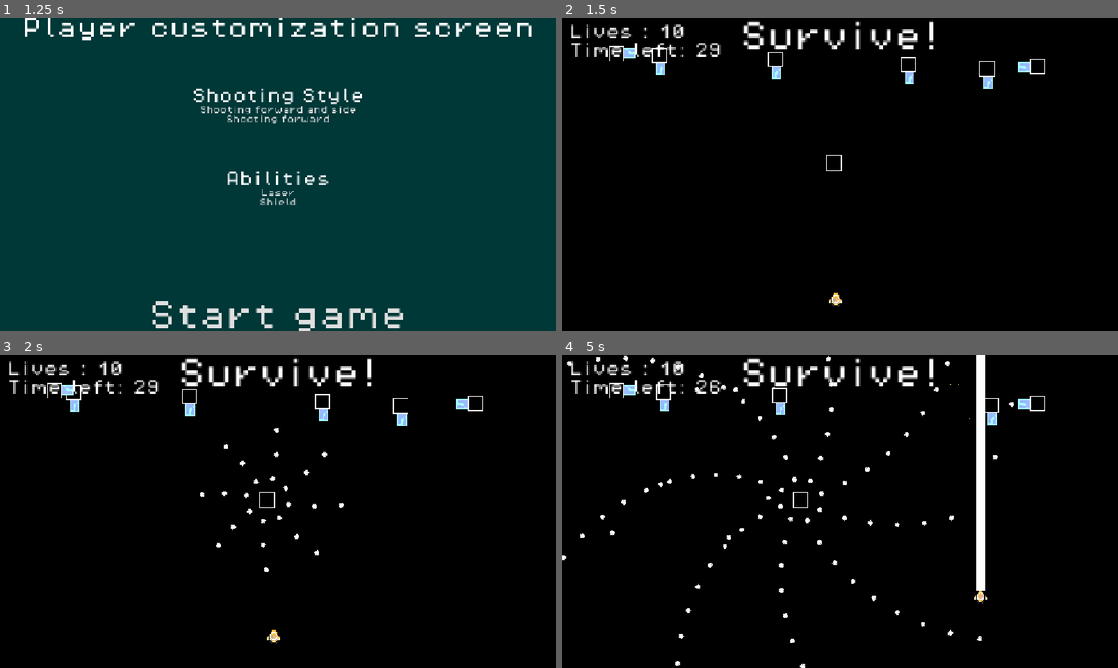
Above: before the commit, frames 1-4 (two rows, left to right).
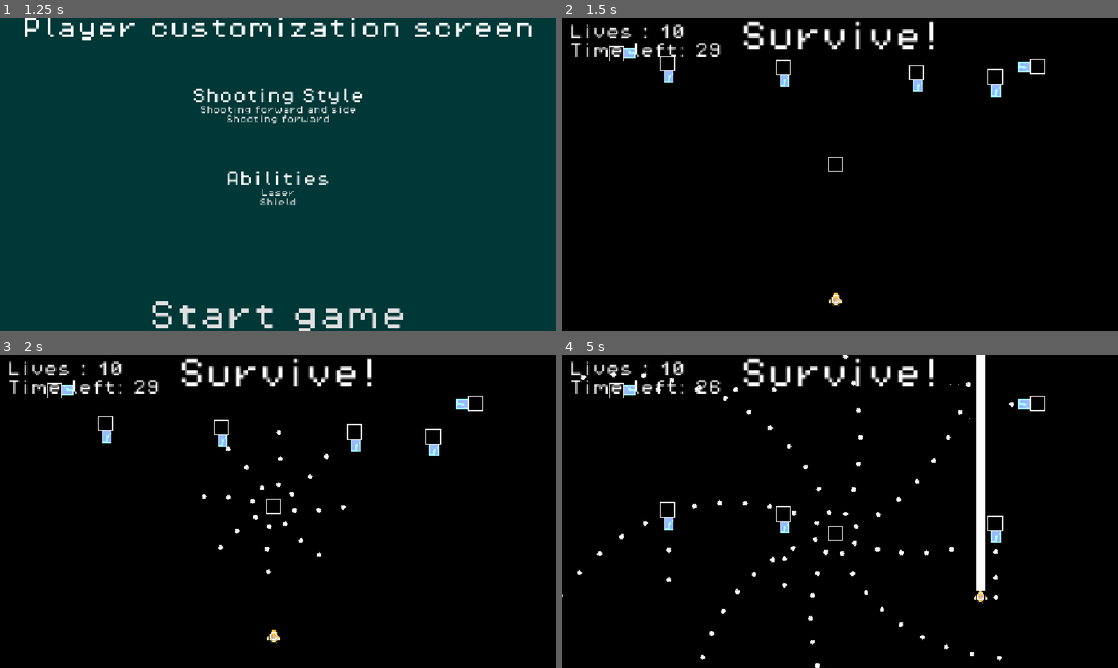
Above: after the commit, the same moments.

Repository: Draftier/Geometric-Invasion-CSS-497
Game: Godot game, scene res://scenes/UI/main_menu.tscn
Same seed, same stepped clock (60 frames per second), same inputs: the game is played once before the commit and once after it.
Inputs:
- Up to frame 1 (1.25 s): click "Singleplayer" at 0.5 s
- Up to frame 2 (1.5 s): click "Start game" at 1.25 s
- Up to frame 3 (2 s): no input
- Up to frame 4 (5 s): hold Right (right) 2.03-2.78 s; tap X (ability) at 2.1, 2.85, 3.8, 4.55 s; hold Down (down) 2.78-3.53 s; hold Right (right) 3.53-4.28 s; hold Z (shoot) 3.53-4.28 s; hold Up (up) from 4.28 s (still down); tap Shift (slow) at 4.35 s

Frame 1 is identical in both runs. In frame 2, 0.8% of the frame differs, in the area x 16-80%, y 9-50%; in frame 3, 1.3%; in frame 4, 2.2%, in the area x 0-80%, y 0-100%.
Error before the commit: Invalid operands 'Nil' and 'int' in operator '*'. (res://scripts/enemy/base_enemy.gd:59)
Error after the commit: Invalid access to property or key 'curve' on a base object of type 'Nil'. (res://scripts/enemy/base_enemy.gd:65)

Commit message:
Started seperating directional movement and curved movement. Made it so that speed can be set based on distance between two points using curves

Diff:
--- a/geometric-invasion/resources/events/test_movement_data.tres
+++ b/geometric-invasion/resources/events/test_movement_data.tres
@@ -1,29 +1,34 @@
 [gd_resource type="Resource" script_class="EnemyMovementData" format=3 uid="uid://ga4xkpr5vuh7"]
 
 [ext_resource type="Script" uid="uid://thlx0gtur2d4" path="res://scripts/enemy/enemy_movement_data.gd" id="1_3wsdb"]
-[ext_resource type="Script" uid="uid://c8u5b5y0i25wp" path="res://scripts/enemy/movement.gd" id="1_ecion"]
+[ext_resource type="Script" uid="uid://c8u5b5y0i25wp" path="res://scripts/enemy/directional_movement.gd" id="1_ecion"]
+
+[sub_resource type="Curve" id="Curve_yp057"]
+_data = [Vector2(0.17560975, 0.04494381), 0.0, 0.0, 0, 0, Vector2(0.53658533, 0.57303375), 0.0, 0.0, 0, 0, Vector2(0.99512196, 1), 0.0, 0.0, 0, 0]
+point_count = 3
 
 [sub_resource type="Resource" id="Resource_wfr8x"]
 script = ExtResource("1_ecion")
-movement = "left"
-distance = 0.05
+direction = "down"
+distance = 0.5
+curve = SubResource("Curve_yp057")
 metadata/_custom_type_script = "uid://c8u5b5y0i25wp"
 
 [sub_resource type="Resource" id="Resource_ebm38"]
 script = ExtResource("1_ecion")
-movement = "down"
+direction = "left"
 distance = 0.05
 metadata/_custom_type_script = "uid://c8u5b5y0i25wp"
 
 [sub_resource type="Resource" id="Resource_q0kbr"]
 script = ExtResource("1_ecion")
-movement = "right"
+direction = "up"
 distance = 0.05
 metadata/_custom_type_script = "uid://c8u5b5y0i25wp"
 
 [sub_resource type="Resource" id="Resource_fx0l5"]
 script = ExtResource("1_ecion")
-movement = "up"
+direction = "right"
 distance = 0.05
 metadata/_custom_type_script = "uid://c8u5b5y0i25wp"
 
--- a/geometric-invasion/scenes/Enemy/enemy.tscn
+++ b/geometric-invasion/scenes/Enemy/enemy.tscn
@@ -3,11 +3,40 @@
 [ext_resource type="Script" uid="uid://pqste00swnss" path="res://scripts/enemy/base_enemy.gd" id="1_5uy6h"]
 [ext_resource type="Texture2D" uid="uid://dtb2vka5e01d3" path="res://assets/sprites/enemy.png" id="1_7p1mj"]
 [ext_resource type="Shader" uid="uid://cqv7cjdn8x0b5" path="res://shaders/flash.tres" id="2_4ra3w"]
-[ext_resource type="PackedScene" uid="uid://dea3ckmfpjcym" path="res://scenes/Ability/ability_pickup.tscn" id="2_ixhtt"]
-[ext_resource type="Resource" uid="uid://ga4xkpr5vuh7" path="res://resources/events/test_movement_data.tres" id="2_wfr8x"]
+[ext_resource type="Script" uid="uid://dmjfjfilssxt6" path="res://scripts/enemy/movement_base.gd" id="2_ixhtt"]
+[ext_resource type="Script" uid="uid://c8u5b5y0i25wp" path="res://scripts/enemy/directional_movement.gd" id="3_ebm38"]
 [ext_resource type="Texture2D" uid="uid://du835wqb2j21b" path="res://assets/sprites/bitmap.png" id="4_5uy6h"]
 [ext_resource type="Script" uid="uid://12171bvbqp8w" path="res://scripts/hurt_and_hit_box/hurtbox.gd" id="4_grfqg"]
+[ext_resource type="Script" uid="uid://thlx0gtur2d4" path="res://scripts/enemy/enemy_movement_data.gd" id="4_q0kbr"]
 [ext_resource type="Script" uid="uid://dhan5ja6q4fjx" path="res://scripts/hurt_and_hit_box/hitbox.gd" id="5_eacat"]
+
+[sub_resource type="Curve" id="Curve_ebm38"]
+_data = [Vector2(0, 1), 0.0, 0.0, 0, 0, Vector2(0.5121951, 0.50561804), 0.0, 0.0, 0, 0, Vector2(1, 0.46067423), 0.0, 0.0, 0, 0]
+point_count = 3
+
+[sub_resource type="Resource" id="Resource_ixhtt"]
+script = ExtResource("3_ebm38")
+direction = "down"
+distance = 0.3
+curve = SubResource("Curve_ebm38")
+metadata/_custom_type_script = "uid://c8u5b5y0i25wp"
+
+[sub_resource type="Curve" id="Curve_q0kbr"]
+_data = [Vector2(0.107317075, 1), 0.0, 0.0, 0, 0, Vector2(0.9658537, 1), 0.0, 0.0, 0, 0]
+point_count = 2
+
+[sub_resource type="Resource" id="Resource_ebm38"]
+script = ExtResource("3_ebm38")
+direction = "up"
+distance = 0.3
+curve = SubResource("Curve_q0kbr")
+metadata/_custom_type_script = "uid://c8u5b5y0i25wp"
+
+[sub_resource type="Resource" id="Resource_eacat"]
+script = ExtResource("4_q0kbr")
+movement_array = Array[ExtResource("2_ixhtt")]([SubResource("Resource_ixhtt"), SubResource("Resource_ebm38")])
+wrap = true
+metadata/_custom_type_script = "uid://thlx0gtur2d4"
 
 [sub_resource type="ShaderMaterial" id="ShaderMaterial_iywne"]
 resource_local_to_scene = true
@@ -21,11 +50,8 @@
 [node name="Enemy" type="Node2D" unique_id=682992089 groups=["enemy"]]
 position = Vector2(507, 227)
 script = ExtResource("1_5uy6h")
-movement_events = ExtResource("2_wfr8x")
+movement_events = SubResource("Resource_eacat")
 speed = 100
-direction = "down"
-equation = "sin"
-power_up_charge = ExtResource("2_ixhtt")
 
 [node name="Sprite2D" type="Sprite2D" parent="." unique_id=1252295741]
 material = SubResource("ShaderMaterial_iywne")
--- a/geometric-invasion/scenes/Managers/enemy_spawn_point.tscn
+++ b/geometric-invasion/scenes/Managers/enemy_spawn_point.tscn
@@ -5,7 +5,7 @@
 [ext_resource type="Script" uid="uid://c4twyssjo6an2" path="res://scripts/event/spawn.gd" id="3_wm8f7"]
 [ext_resource type="PackedScene" uid="uid://cp837cm6qinkj" path="res://scenes/Enemy/enemy.tscn" id="4_oowrx"]
 [ext_resource type="Script" uid="uid://thlx0gtur2d4" path="res://scripts/enemy/enemy_movement_data.gd" id="5_56ox8"]
-[ext_resource type="Script" uid="uid://c8u5b5y0i25wp" path="res://scripts/enemy/movement.gd" id="5_wm8f7"]
+[ext_resource type="Script" uid="uid://c8u5b5y0i25wp" path="res://scripts/enemy/directional_movement.gd" id="5_wm8f7"]
 
 [sub_resource type="Resource" id="Resource_0i752"]
 script = ExtResource("5_56ox8")
--- a/geometric-invasion/scripts/enemy/base_enemy.gd
+++ b/geometric-invasion/scripts/enemy/base_enemy.gd
@@ -37,6 +37,11 @@
 var target_pos : Vector2
 var function_direction
 
+var cur_event : Movement
+var distance_traveled_progress : float
+
+var temp_speed : float
+
 func _ready() -> void:
 	# Run the movement events as a coroutine
 	execute_movement_events()
@@ -52,11 +57,18 @@
 		print("speed null")
 
 
+
 	#if movement_events.function != null:
 		#apply_offset()
+	distance_traveled_progress = (distance_to_move - global_position.distance_to(target_pos)) / distance_to_move
+
+	temp_speed = speed * cur_event.curve.sample(distance_traveled_progress)
+
+	print(temp_speed)
 
 	# Move the enemy
-	global_position += function_direction * speed * delta
+	global_position += function_direction * temp_speed * delta
+
 
 	# Check if global position is about equal to target pos
 	# If so then movement is finished
@@ -100,29 +112,32 @@
 
 func execute_movement_events() -> void:
 	for i in movement_events.movement_array:
-		# Check the current direction key
-		if i.movement == "right" or i.movement == "left":
-			# Multiply the distance to move by the screen size
-			distance_to_move = i.distance * screen.x
-			if i.movement == "right":
-				direction_vector = Vector2.RIGHT
-			elif i.movement == "left":
-				direction_vector = Vector2.LEFT
-		elif i.movement == "up" or i.movement == "down":
-			# Multiply the distance to move by the screen size
-			distance_to_move = i.distance * screen.y
-			if i.movement == "up":
-				direction_vector = Vector2.UP
-			elif i.movement == "down":
-				direction_vector = Vector2.DOWN
-		else:
-			direction_vector = Vector2.ZERO
+		# Check if the event is directional or bezier curve based
+		if i is DirectionalMovement:
+			# Check the current direction key
+			if i.direction == "right" or i.direction == "left":
+				# Multiply the distance to move by the screen size
+				distance_to_move = i.distance * screen.x
+				if i.direction == "right":
+					direction_vector = Vector2.RIGHT
+				elif i.direction == "left":
+					direction_vector = Vector2.LEFT
+			elif i.direction == "up" or i.direction == "down":
+				# Multiply the distance to move by the screen size
+				distance_to_move = i.distance * screen.y
+				if i.direction == "up":
+					direction_vector = Vector2.UP
+				elif i.direction == "down":
+					direction_vector = Vector2.DOWN
+			else:
+				direction_vector = Vector2.ZERO
 		# Figure out the target position based on the distance to move and cur direction vector
 		target_pos = self.position + direction_vector.normalized() * distance_to_move
 		print(distance_to_move)
 		print(target_pos)
 		# Variables to store initial direction and angle
 		function_direction = direction_vector
+		cur_event = i
 		var angle
 
 
--- /dev/null
+++ b/geometric-invasion/scripts/enemy/directional_movement.gd
@@ -0,0 +1,5 @@
+extends Movement
+class_name DirectionalMovement
+
+@export var direction : String
+@export var distance : float
--- a/geometric-invasion/scripts/enemy/enemy_movement_data.gd
+++ b/geometric-invasion/scripts/enemy/enemy_movement_data.gd
@@ -2,7 +2,7 @@
 class_name EnemyMovementData
 
 # Dictionary that stores movement string and distance to travel
-@export var movement_array : Array[movement] = []
+@export var movement_array : Array[Movement] = []
 
 # String that stores what function the enemy will path the distance with
 @export var function : String
--- a/geometric-invasion/scripts/enemy/movement.gd
+++ /dev/null
@@ -1,5 +0,0 @@
-extends Resource
-class_name movement
-
-@export var movement : String
-@export var distance : float
--- /dev/null
+++ b/geometric-invasion/scripts/enemy/movement_base.gd
@@ -0,0 +1,4 @@
+extends Resource
+class_name Movement
+
+@export var curve : Curve
Renamed: geometric-invasion/scripts/enemy/movement.gd.uid -> geometric-invasion/scripts/enemy/directional_movement.gd.uid
Not shown, added: geometric-invasion/scripts/enemy/movement_base.gd.uid
